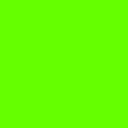
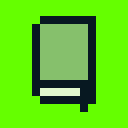
The second 128 × 128 image is a revision of the first. Changes to its layers:
added layer "Layer 8" above "Layer 7" over [32, 16, 96, 112]
